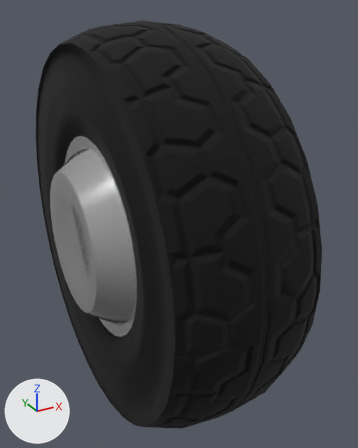
The glTF model data/vehicle/motorbike/motorbike_wheel_rear.gltf, before and after one commit.
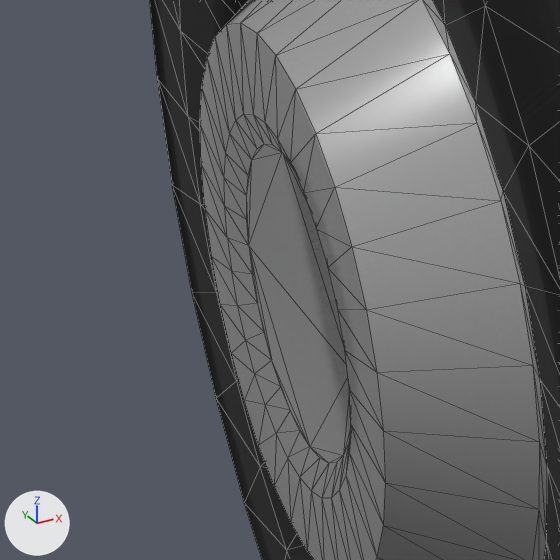
Old and new are each drawn whole from a 50 mm camera at (-0.294, -0.633, 0.309) aimed at (0.039, -0.027, 0.006) and again close up on the part from 0% to 39% of the width and 37% to 68% of the height. Every picture has the same lights, and +X, +Y and +Z are marked at lower left. The close-ups show mesh edges as thin lines. Where no turn or scale is listed for an object, it has been applied to the vertices.

Before the edit, the objects in view are built like this:
```python
me_beziercircle = bpy.data.meshes.new('BezierCircle')
me_beziercircle.from_pydata(...)  # 544 vertices, 1084 faces; spans x -0.122..0.099, y -0.292..0.292, z -0.292..0.292
# faces by material slot: [572, 512]
me_beziercircle.materials.append(mat_wheel_aluminum)  # light grey #d1d1d1
me_beziercircle.materials.append(mat_wheel_rubber_rear)
ob_wheel_rear = bpy.data.objects.new('wheel.rear', me_beziercircle)
ob_wheel_rear.location = (0.0, 0.0, 0.0)
```
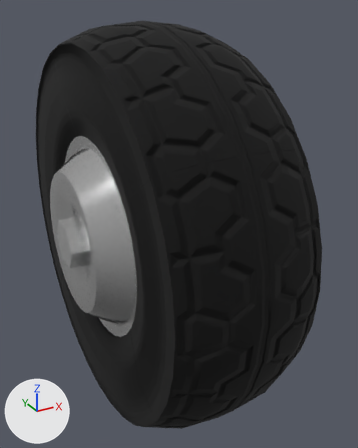
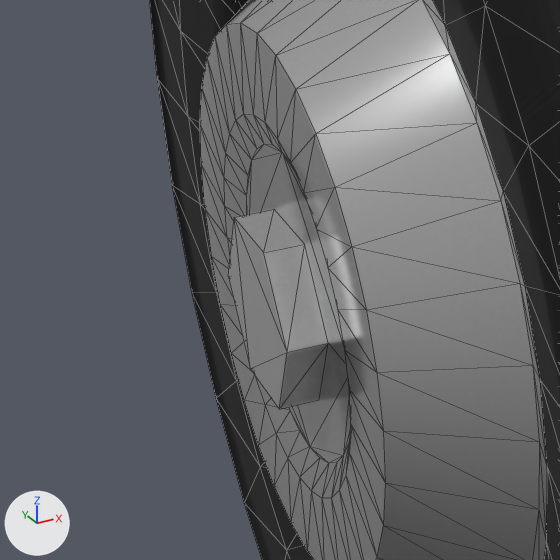
Edits to the bpy script that builds the scene:
```text
Add mat_chrome:
    mat_chrome = principled_material('chrome')
    mat_chrome.base_color = (0.838, 0.838, 0.838)  # white #ececec
    mat_chrome.metallic = 0.9
    mat_chrome.roughness = 0.2
Add me_cylinder_003:
    me_cylinder_003.from_pydata([(-0.0146, 0.035, 0.0), (0.0, 0.035, 0.0), (-0.0146, 0.0175, -0.0303), (0.0, 0.0175, -0.0303), (-0.0146, -0.0175, -0.0303), (0.0, -0.0175, -0.0303), (-0.0146, -0.035, 0.0), (0.0, -0.035, 0.0), (-0.0146, -0.0175, 0.0303), (0.0, -0.0175, 0.0303), (-0.0146, 0.0175, 0.0303), (0.0, 0.0175, 0.0303)], [], [(0, 1, 3), (0, 3, 2), (2, 3, 5), (2, 5, 4), (4, 5, 7), (4, 7, 6), (6, 7, 9), (6, 9, 8), (8, 9, 11), (8, 11, 10), (10, 11, 1), (10, 1, 0), (10, 0, 2), (2, 4, 6), (6, 8, 10), (2, 6, 10)])
    me_cylinder_003.materials.append(mat_chrome)  # white #ececec
Add ob_nut_003:
    ob_nut_003 = bpy.data.objects.new('nut.003', me_cylinder_003)
    ob_nut_003.location = (-0.1166, 0.0, 0.0)
```

Changed parts and their boxes (x1, y1, x2, y2) in the close-ups (560 x 560 px):
'nut.003', added
    after: (228, 210, 328, 409)
